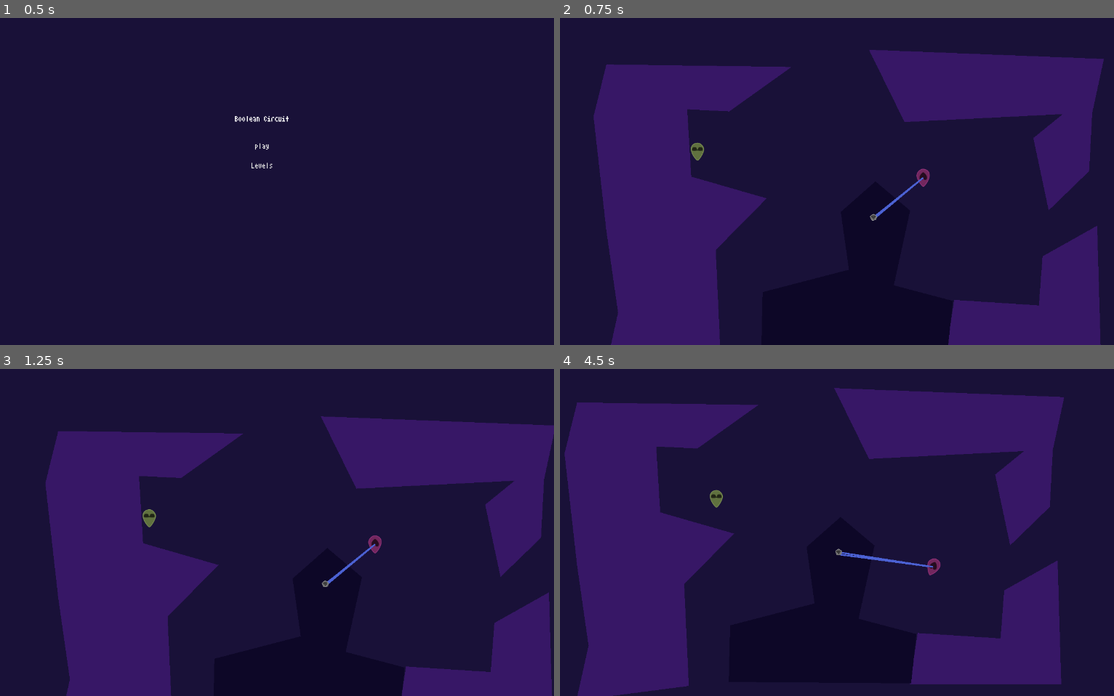
Above: before the commit, frames 1-4 (two rows, left to right).
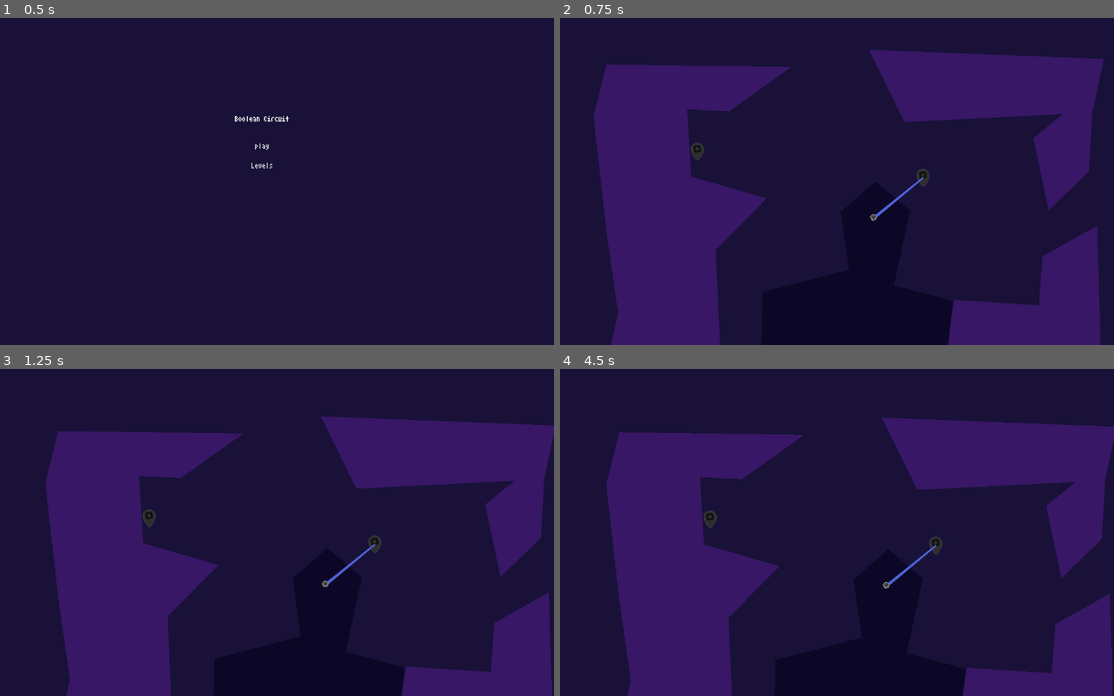
Above: after the commit, the same moments.

Repository: jacobabarbary/BooleanCircuit
Game: Godot game, scene res://gui/menu.tscn
Same seed, same stepped clock (60 frames per second), same inputs: the game is played once before the commit and once after it.
Inputs:
- Up to frame 1 (0.5 s): no input
- Up to frame 2 (0.75 s): click "play" at 0.5 s
- Up to frame 3 (1.25 s): no input
- Up to frame 4 (4.5 s): tap S (Player2Action) at 1.35, 2.85, 4.35 s; tap Down (PlayerAction) at 2.1, 3.6 s

Frame 1 is identical in both runs. In frame 2, 0.2% of the frame differs, in the area x 23-67%, y 38-52%; in frame 3, 0.2%; in frame 4, 36%, in the area x 0-100%, y 5-100%.
Error after the commit: Parse Error: Expected end of statement after expression, got ',' instead. (res://agents/player/Player.gd:43)

Commit message:
testing

Diff:
--- a/agents/player/Player.gd
+++ b/agents/player/Player.gd
@@ -40,7 +40,7 @@
 	_friction(delta)
 
 func _friction(delta):
-	linear_velocity = linear_velocity * 0.99
+	linear_velocity = linear_velocity - Vector2.ZERO,linear_velocity * 0.01 * delta
 #	add_central_force( -(linear_velocity * 0.5 * delta))
 
 func aim():
